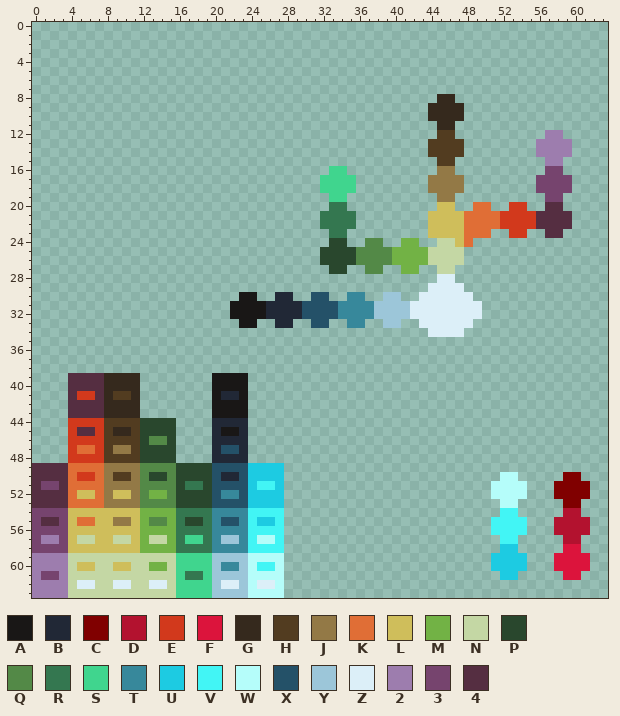
Two states of a pixel-art file, Aseprite/Palettes/Game Palette.aseprite. Above is the file before it was changed.
64x64 pixels, 1 frame.
Palette (. is transparent): A #191716  B #212836  C #800000  D #b3122f  E #d2391c  F #dc143c  G #35291d  H #523c20  J #937946  K #e06e36  L #cfbe5b  M #72b245  N #c4d7a4  P #29472d  Q #538947  R #347750  S #40d58e  T #37889b  U #1dcbe2  V #42f5f5  W #b5fdfa  X #245168  Y #9cc6d9  Z #dceff8  2 #9d7dae  3 #76446e  4 #552e41
After the commit:
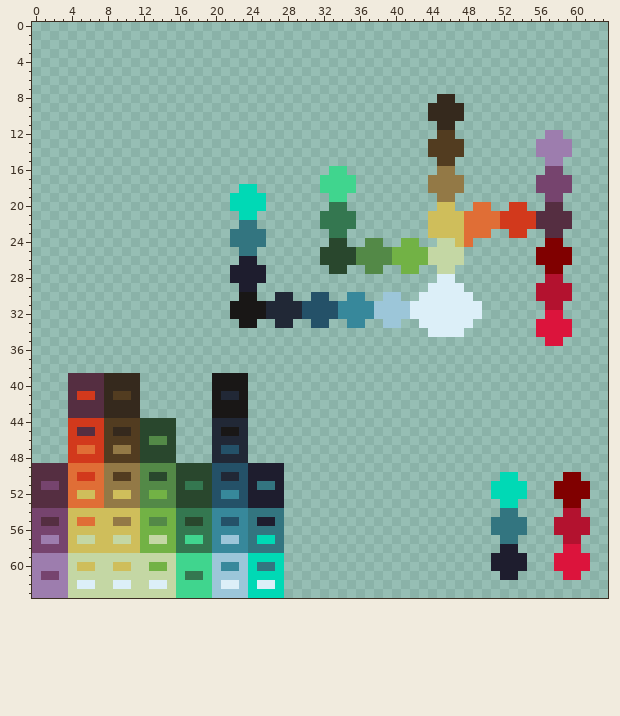
Diff:
Colour U changes from #1dcbe2 to #1e1d2e.
Colour V changes from #42f5f5 to #337580.
Colour W changes from #b5fdfa to #00d9b5.
There is now colour C in row 24 at x 57 to 58; in rows 25 to 26 at x 56 to 59; in row 27 at x 57 to 58.
There is now colour D in row 28 at x 57 to 58; in rows 29 to 30 at x 56 to 59; in row 31 at x 57 to 58.
There is now colour F in row 32 at x 57 to 58; in rows 33 to 34 at x 56 to 59; in row 35 at x 57 to 58.
There is now colour U in row 26 at x 23 to 24; in rows 27 to 28 at x 22 to 25; in row 29 at x 23 to 24.
There is now colour V in row 22 at x 23 to 24; in rows 23 to 24 at x 22 to 25; in row 25 at x 23 to 24.
There is now colour W in row 18 at x 23 to 24; in rows 19 to 20 at x 22 to 25; in row 21 at x 23 to 24.
Boxes around the changes in both pictures, in picture pixels (x1, y1, x2, y2):
added: (230, 184, 266, 292)
added: (536, 238, 572, 346)
changed: (248, 463, 284, 598)
changed: (491, 472, 527, 580)
